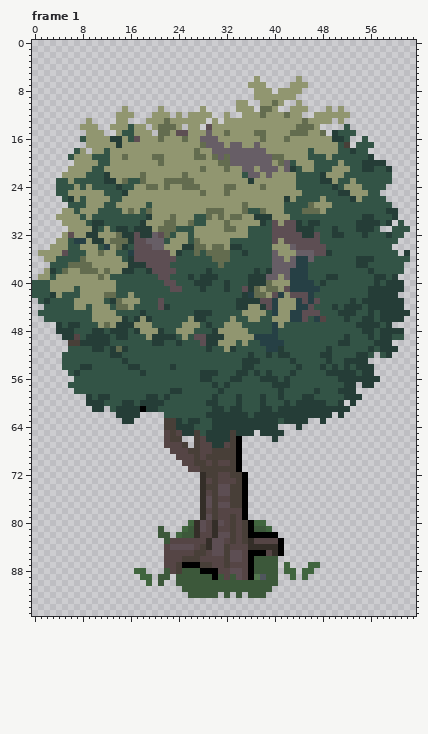
Two versions of one pixel-art file, assets/sprites/objects/three.aseprite. Above, as it was before the edit.
64x96 pixels, 5 frames. Colours within 5 levels of each other are drawn and written as one. Shown: frame 1. The commit also changed other frames, which this record leaves out.
The same view after the edit:
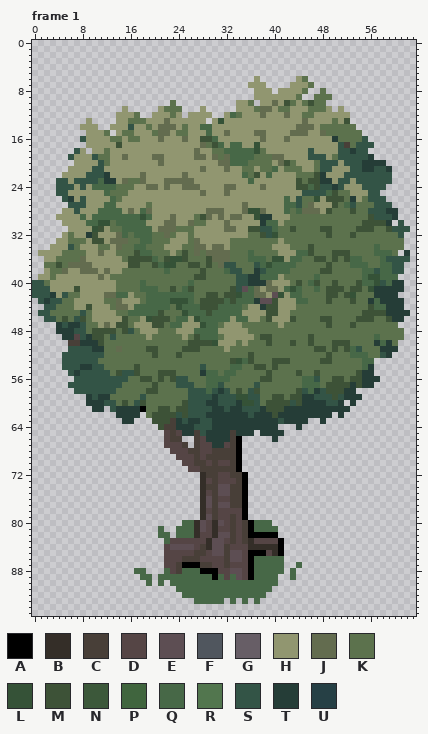
Palette (. is transparent): A #000000  B #342e28  C #483f38  D #554545  E #5d4e53  F #50565e  G #675e66  H #919670  J #636c4f  K #5c724d  L #355237  M #3d5237  N #3c583a  P #40653e  Q #476847  R #52764e  S #335446  T #253d37  U #264045
From old to new:
layer "Layer 5" now shown
layer "Layer 6" now shown
Changed rows in their new state; - is an unchanged pixel.
Frame 1, layers "Layer 6", "Layer 5", "Layer":
first column x 2:
 6 -------------------------------------------K----------------
 7 --------------------------------------------K---------------
 8 -------------------------------------------K--K-------------
 9 ------------------------------------------K--KKK------------
10 ---------------------K------------K-----MK-KMKK-------------
11 --------------------KKK------------K---KK---KKK-------------
12 ---------------K-----K---------QK----------KK---------------
13 --------------KKK------------L------------------K-M---------
14 -----------------K-----K--QQ------------------KKKKKK--------
15 ----------K--KK---K---KK---Q-------------------KKKKKK-------
16 -----------KK-KK----------MMQ--------------------KKKK-------
17 ------------M--------------KMQ-QQ--L---------------K--------
18 ----------K-----------------KKQQQQQLK-----------------------
19 ---------KK------------------K-QQQQKKK----------K-----------
20 ----------K--------------------QQQKKKK--MK---K--------------
21 ---------------------------------KK-KKQ-KKK--K--------------
22 ---------------------------------QKM-Q----KKKM--------------
23 ---------Q----KK------------------Q-------MKMM--------------
24 --------QQQQKKK---------------------------MMQM--------------
25 ----------QKKK---------------------------------QMKK---------
26 -----------QK---------------------------Q--KKL-MMMK--K------
27 ----------QQ-----K----------------------QQ-K----MKQ-KKK-----
28 ---------QQQQ---Q-----------------LL----QKQ----MKKKMKK------
29 ------Q-QQQQQQQQLQ-------KM--------L-----KKKKKKKKKKKKKM-----
30 -------QQLLKQQQQQ--------KK----------QQ-KKKKKKKKKKKKKMMMM---
31 --------LM-KKQQQQQ----KKK---------MM--QKKMKKKKMMKKKKMMMKKM--
32 ----K---M----QKQQQKK-K--K---------KKM-LKKKKKKKKMKKKMKKKKKKK-
33 ----KKK-MM----KKQQKKK---K------KKKKKKKK-KKKKKKKKKKKKKKKKKKKK
34 -----K---KK--KKQQKKK---KK------KKKKKKK---KKKMKKKKKKKKKKQKKKK
35 ---KKKK-----KKKMQQKKK-KMK-K----KKKQKKKK---QQMKKKMMMKKKKQQQK-
36 --KKKK-------KMMMMQKMLLMKKKM---KKKQQQKLL-QQKKMMKMKMQQKKKQ---
37 KKMK----------MMKKMQLLKKMMKMK---KKK-QLQQQQKKKKKMKKKQQQKKQQ--
38 -KK----------KKKKKKKQKKKKKMKKKQ--KK--QQQQKKKKKMMKKKKKQQ-QQ--
39 -K---------KKKKKKKKKKKKKKMMKKKKK----QQQ-KKKKKQKKKKKKKQLLQQQ-
40 K-----------KKKKQKKKKKKKQKKKKKKK---------KMKQMKKMKKKMQQL-Q--
41 -----M------KKKKQQQKKMKQMKKKKKKM--Q-----QLQKKQKMMMKMMKL-----
42 ----KK------QQ-KKQQQQQQQQKKMMKMMLQQ----L-QQKKKKMMKMLKKK-----
43 ---KK-----KK----KQQQQLLLQKMMMMQMQQQ---M---QQKKKMKKKMKK-Q----
44 --KKK--M---K---QQQQQQKLQQQMMMQQQQK---MM---KKKKKKKKKKKKMQQ---
45 -KKKKK-K----KKQQQQQMKKKLQQQMQQQQQ----MM--KKKKKKKKKKKKMMMM---
46 --KMK-MK-----MKK-LMMMKQQ-LQQQQQ-QQ--KM---MKKKKMMKKKKMMMKKM--
47 -------KK---MMK---MMKQQ---LQQK---KKKKKK-KKKKKKKMKKKMKKKKKKK-
48 -------KMMMMKM-K---KKK---QQQQ-----KKKKKKKKKKKKKKKKKKKKKKKKKK
49 --------MMK-KKKKK-KKKKK-KMQQQK-----KMMKKKKKKMKKKKKKKKKKQKKKK
50 ---------MKKKKKKKKKKKKKKMMMML---K-KKKMKKKMKKMKKKMMMKKKK-Q-K-
51 ----------KK-KKKKMMKKKKMMMKKKK-KKKKKKKKKKKKKKMMKMKMQ-KKK----
52 ----------KKKKKKKKMKKKMKKKKKKKKKKKMKKKKKKKKKKKKMKKKQQQKK----
53 ---------KKKKKKKKKKKKKKKKKKKKKKMLQMKKKMMMKKKKKMMKKKKKQQ-----
54 ----------KKKKKMKKKKKKKKKK-KKKKQQKKMMKMKKKKKKKKKKKKKKQ------
55 -----------KM--MKKKMMMKKKK-QQKQQKKKKKMKKKKMKKMKKKKKKM-------
56 --------------KKMMKMKM--KKKQQQQKKKKKMMKKKKKQQ-KKMMKMM-------
57 -------------KKKKKMKKK---KKQQ-KKKKK-KKKKKKKQQQKMMMM-M-------
58 ------------KKKKKMMKKKKK---Q---KMK-MKKKKKKM-Q--MMM----------
59 -----------KKKKK-KKKKKKK--------LL--KKMMKMM-----M-----------
60 ------------KMK-MKKKKKKM---------LL-KMMMM-M-----------------
61 -----------------KKMMKMM-------------MMM--------------------
62 -----------------KMMMM-M--------------M---------------------
63 ------------------MMM---------------------------------------
64 -------------------M----------------------------------------
first column x 17:
80 --------QQ----------QQQ--------
81 ----Q--QQQ----------QQQQ-------
82 ----QQ-QQQ---------------------
83 -----Q-------------------------
86 --------------------QQQQQ------
87 --------------------QQQQQ.-Q-..
88 QQ---Q--QQQ---------QQQQQ.Q-..-
89 -QQ-QQQQQQQQQ-Q-Q---QQQQ--Q-.--
90 --Q-Q-QQQQQQQQQQQQQQQQQQ-------
91 -------QQQQQQQQQQQQQQQQ--------
92 --------QQQQQQQQQQQQQQ---------
93 ----------QQQQQ-Q-Q-Q----------
Where, in picture pixels (left, top, right, bottom), the same in both pictures:
changed: (44, 76, 404, 430)
changed: (134, 520, 320, 604)
